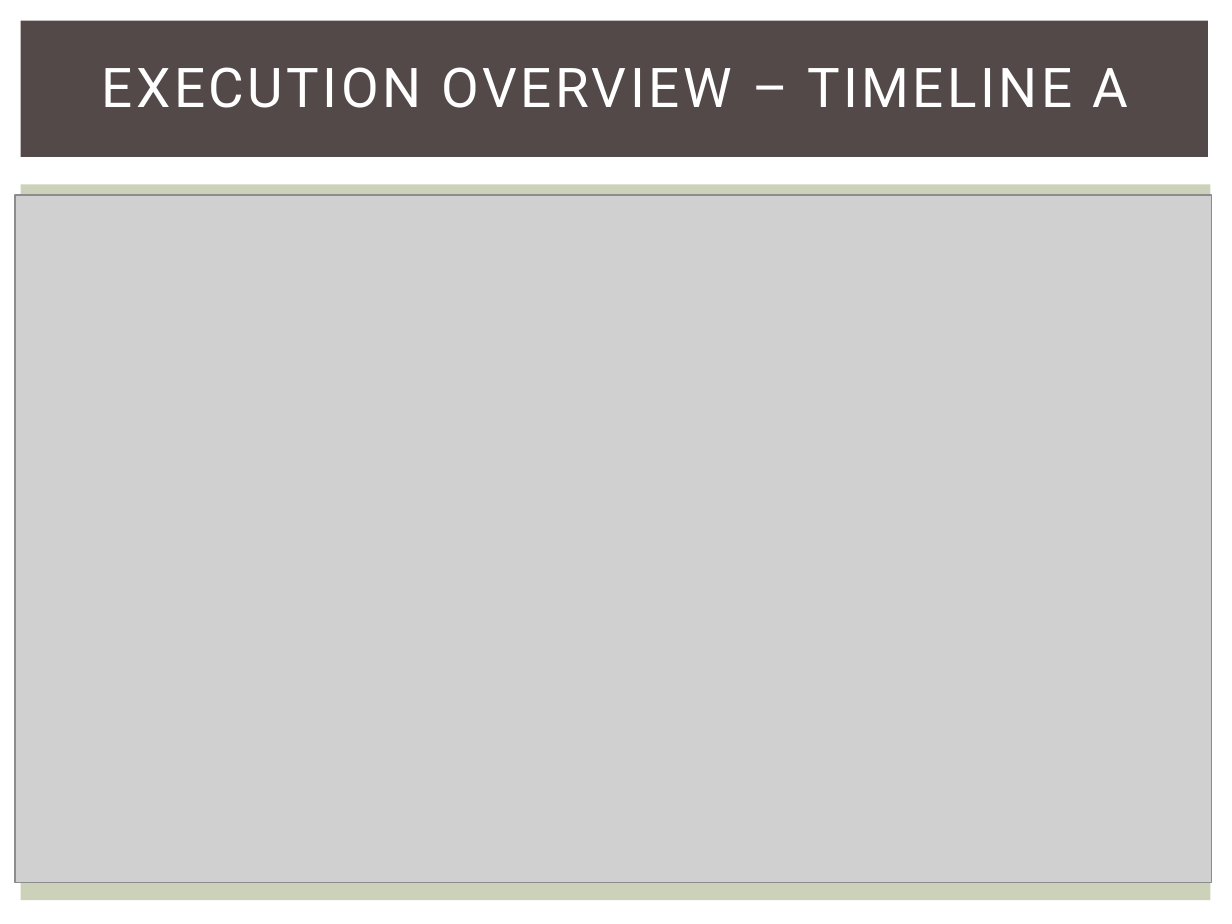
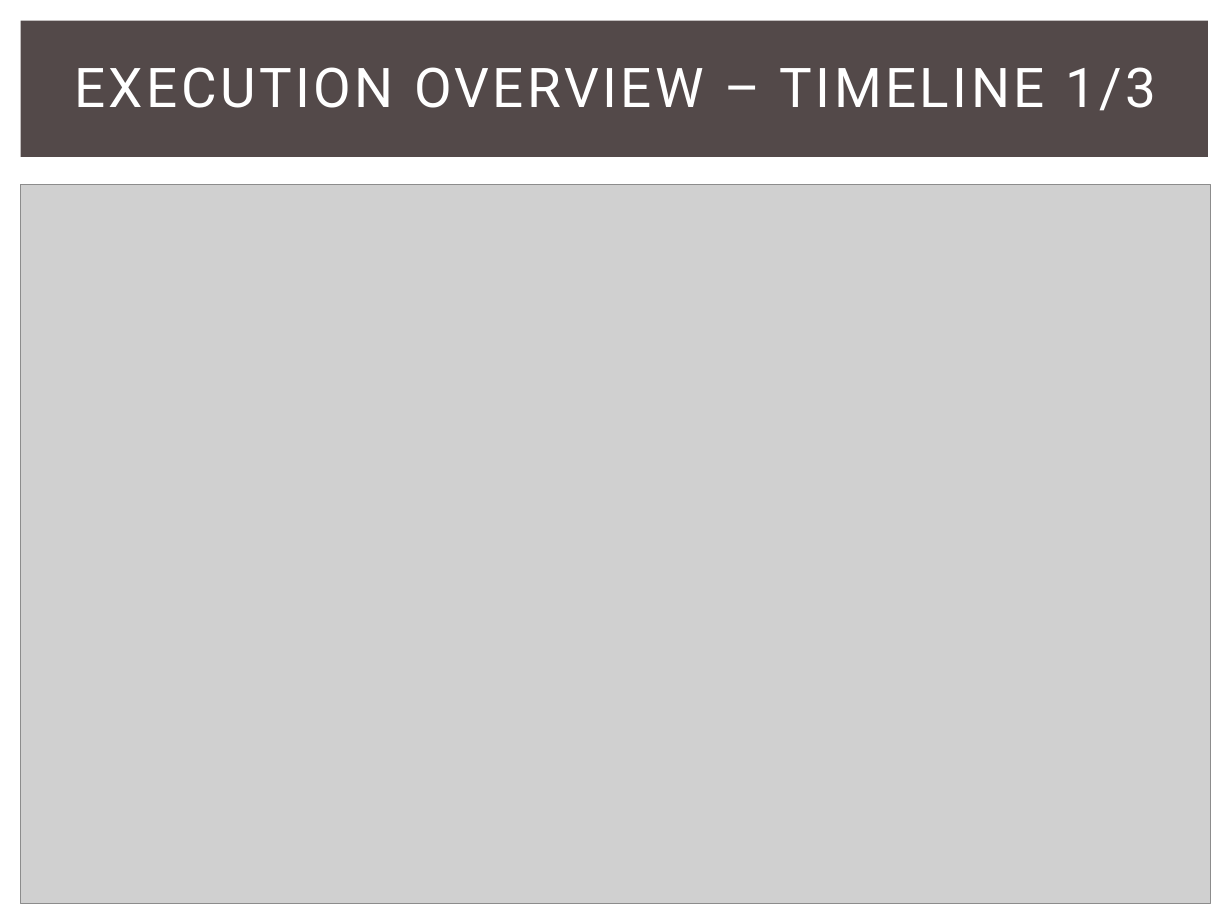
Before and after one commit to snowpuppy/augreality, a slide deck: slide 14 of doc/AugRealityMidReview.pptx (slide 12 before the commit). Drawn at 1232x924 pixels with LibreOffice and Linux fonts; fonts in the diff are those of the drawing; grey boxes stand for pictures. Boxes give left, top, right and bottom in pixels: in the first picture for what was removed or moved away, otherwise in the second. Text is boxed around its words. In the diff, an @@ line names an element or a change of style, - is before the commit and + after.

Commit message:
Timeline slides updated to be readable. Budget slides updated to fill in missing info and to remove old info. Steven's modifications to performance metrics added back in.

```diff
--- a/doc/AugRealityMidReview.pptx
+++ b/doc/AugRealityMidReview.pptx
@@ title at bbox=[74, 67, 1156, 111]: text changed @@
-EXECUTION OVERVIEW – TIMELINE A
+EXECUTION OVERVIEW – TIMELINE 1/3
@@ picture: place and size @@
-picture at bbox=[15, 195, 1211, 882]
+picture at bbox=[21, 185, 1211, 903]
```
Also in this commit, not shown: 2 other slides changed, 4 slides added, 1 slide removed.
